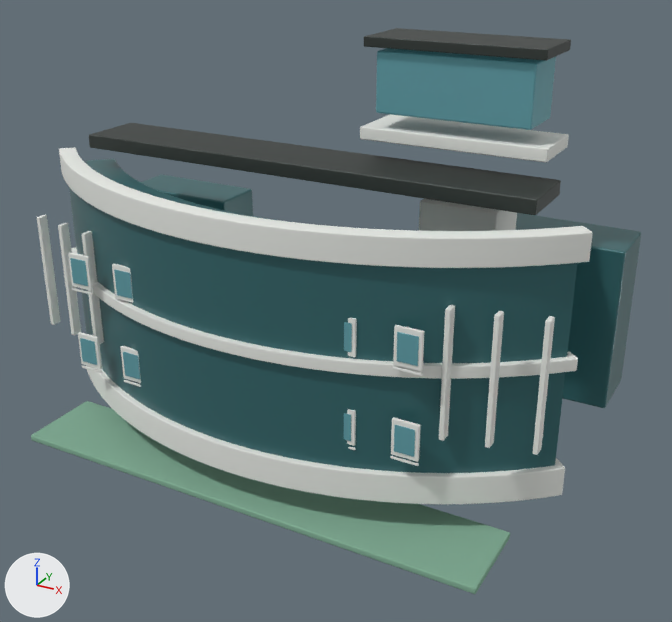
One commit to the glTF model HSClient/public/models/career-world/sodra.glb: the scene before it, then after it.
Before and after are seen from a camera (50 mm lens) standing at (2.26, -5.13, 2.77) and looking at (0.27, -1.5, 0.96). The lights are fixed; the arrows at lower left show +X, +Y and +Z. The first picture is the older version. Where no turn or scale is listed for an object, it has been applied to the vertices.

The first picture shows 'LM_Sodra_CurvedGlassFacade', 'LM_Sodra_LeftConnectedWing', 'LM_Sodra_LowerWhiteStructuralBand', 'LM_Sodra_MidFloorBand', 'LM_Sodra_OpenGrassForeground', 'LM_Sodra_PavilionRoof', 'LM_Sodra_RightConnectedWing', 'LM_Sodra_RoofDeck', 'LM_Sodra_RoofOverhang_CurvedBlock', 'LM_Sodra_StructuralCore', 'LM_Sodra_UpperGlassPavilion', 'LM_Sodra_UpperWhiteStructuralBand' and 27 more.
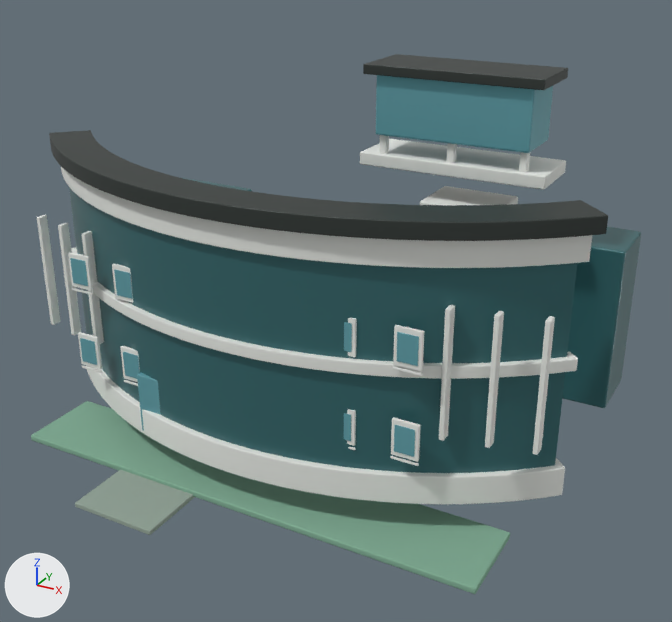
Where the change shows, as pixel boxes [x1, y1, x2, y2] in the pictures (672 x 622 px):
'LM_Sodra_AttachedCurvedRoofOverhang', added: after [49, 130, 608, 241]
'LM_Sodra_UpperGlassPavilion', moved: before [376, 48, 556, 130]; after [376, 75, 553, 153]
'LM_Sodra_RoofOverhang_CurvedBlock', deleted: before [89, 123, 561, 215]
'LM_Sodra_RoofDeck', moved: before [360, 114, 569, 163]; after [360, 139, 566, 190]
'LM_Sodra_PavilionRoof', moved: before [364, 28, 571, 61]; after [363, 54, 568, 90]
'LM_Sodra_EntranceWalk', added: after [75, 470, 195, 535]
'LM_Sodra_RecessedEntrance', added (cyan): after [137, 372, 161, 431]
'LM_Sodra_PavilionSupportColumn_2', added (mostly hidden): after [519, 152, 530, 173]
'LM_Sodra_PavilionSupportColumn_1', added (mostly hidden): after [447, 143, 457, 163]
'LM_Sodra_PavilionSupportColumn_0', added (mostly hidden): after [379, 135, 389, 154]
'LM_Sodra_LeftConnectedWing', unchanged, covered by the edit: before [141, 175, 253, 216]; after [179, 177, 252, 191]

The change, as a diff of the scene's bpy script:
```diff
--- a/HSClient/public/models/career-world/sodra.glb.py
+++ b/HSClient/public/models/career-world/sodra.glb.py
@@ ob_lm_sodra_pavilionroof @@
 ob_lm_sodra_pavilionroof = bpy.data.objects.new('LM_Sodra_PavilionRoof', me_lm_sodra_pavilionroof_mesh)
-ob_lm_sodra_pavilionroof.location = (0.72, -1.14, 2.2)
+ob_lm_sodra_pavilionroof.location = (0.72, -1.14, 2.08)
@@ ob_lm_sodra_roofdeck @@
 ob_lm_sodra_roofdeck = bpy.data.objects.new('LM_Sodra_RoofDeck', me_lm_sodra_roofdeck_mesh)
-ob_lm_sodra_roofdeck.location = (0.72, -1.12, 1.78)
+ob_lm_sodra_roofdeck.location = (0.72, -1.12, 1.66)
@@ ob_lm_sodra_roofoverhang_curvedblock @@
-ob_lm_sodra_roofoverhang_curvedblock = bpy.data.objects.new('LM_Sodra_RoofOverhang_CurvedBlock', me_lm_sodra_roofoverhang_curvedblock_mesh)
@@ ob_lm_sodra_upperglasspavilion @@
 ob_lm_sodra_upperglasspavilion = bpy.data.objects.new('LM_Sodra_UpperGlassPavilion', me_lm_sodra_upperglasspavilion_mesh)
-ob_lm_sodra_upperglasspavilion.location = (0.72, -1.14, 2.02)
+ob_lm_sodra_upperglasspavilion.location = (0.72, -1.14, 1.92)
@@ ob_lm_sodra_recessedentrance @@
+ob_lm_sodra_recessedentrance = bpy.data.objects.new('LM_Sodra_RecessedEntrance', me_lm_sodra_recessedentrance_mesh)  # 56 vertices, 108 faces; spans x -0.17..0.17, y -0.018..0.018, z -0.16..0.16; in mat_mat_glass_cool (cyan #6199a2)
+ob_lm_sodra_recessedentrance.location = (-0.42, -1.98, 0.46)
@@ ob_lm_sodra_pavilionsupportcolumn_2 @@
+ob_lm_sodra_pavilionsupportcolumn_2 = bpy.data.objects.new('LM_Sodra_PavilionSupportColumn_2', me_lm_sodra_pavilionsupportcolumn_2_mesh)  # 56 vertices, 108 faces; spans x -0.018..0.018, y -0.018..0.018, z -0.11..0.11; in mat_mat_concrete_white (white #eaece7)
+ob_lm_sodra_pavilionsupportcolumn_2.location = (1.06, -1.24, 1.77)
@@ ob_lm_sodra_pavilionsupportcolumn_1 @@
+ob_lm_sodra_pavilionsupportcolumn_1 = bpy.data.objects.new('LM_Sodra_PavilionSupportColumn_1', me_lm_sodra_pavilionsupportcolumn_2_mesh.copy())
+ob_lm_sodra_pavilionsupportcolumn_1.location = (0.72, -1.24, 1.77)
@@ ob_lm_sodra_pavilionsupportcolumn_0 @@
+ob_lm_sodra_pavilionsupportcolumn_0 = bpy.data.objects.new('LM_Sodra_PavilionSupportColumn_0', me_lm_sodra_pavilionsupportcolumn_2_mesh.copy())
+ob_lm_sodra_pavilionsupportcolumn_0.location = (0.38, -1.24, 1.77)
@@ ob_lm_sodra_entrancewalk @@
+ob_lm_sodra_entrancewalk = bpy.data.objects.new('LM_Sodra_EntranceWalk', me_lm_sodra_entrancewalk_mesh)  # 56 vertices, 108 faces; spans x -0.23..0.23, y -0.23..0.23, z -0.012..0.012; in mat_mat_embedded_path (grey #95a699)
+ob_lm_sodra_entrancewalk.location = (-0.42, -2.22, 0.105)
@@ ob_lm_sodra_attachedcurvedroofoverhang @@
+ob_lm_sodra_attachedcurvedroofoverhang = bpy.data.objects.new('LM_Sodra_AttachedCurvedRoofOverhang', me_lm_sodra_attachedcurvedroofoverhang_mesh)  # 372 vertices, 720 faces; spans x -1.5..1.5, y -2.12..-1.34, z 1.55..1.63; in mat_mat_metal_dark (dark grey #383f3c)
+ob_lm_sodra_attachedcurvedroofoverhang.location = (0.0, 0.0, 0.0)
```
